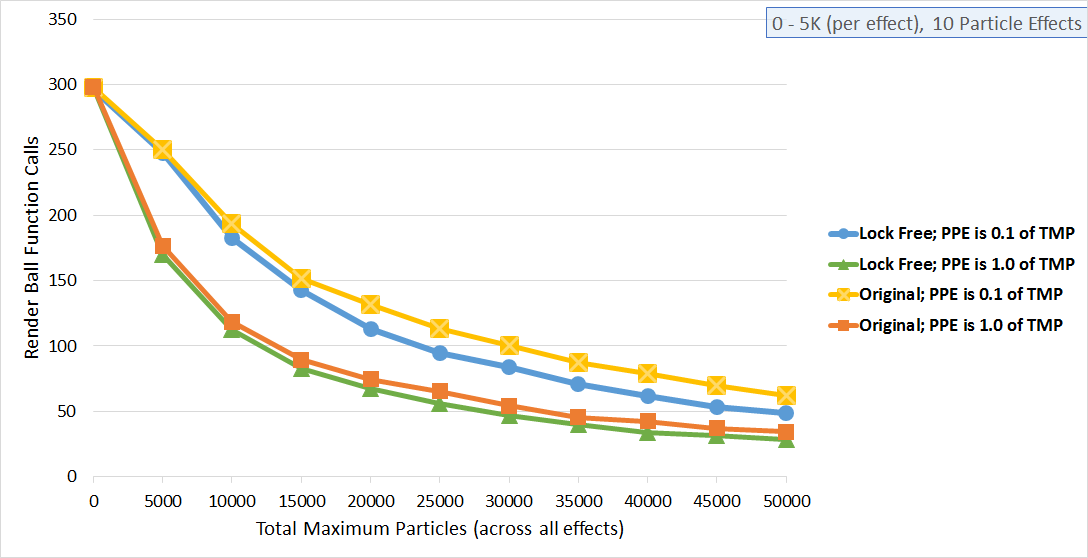
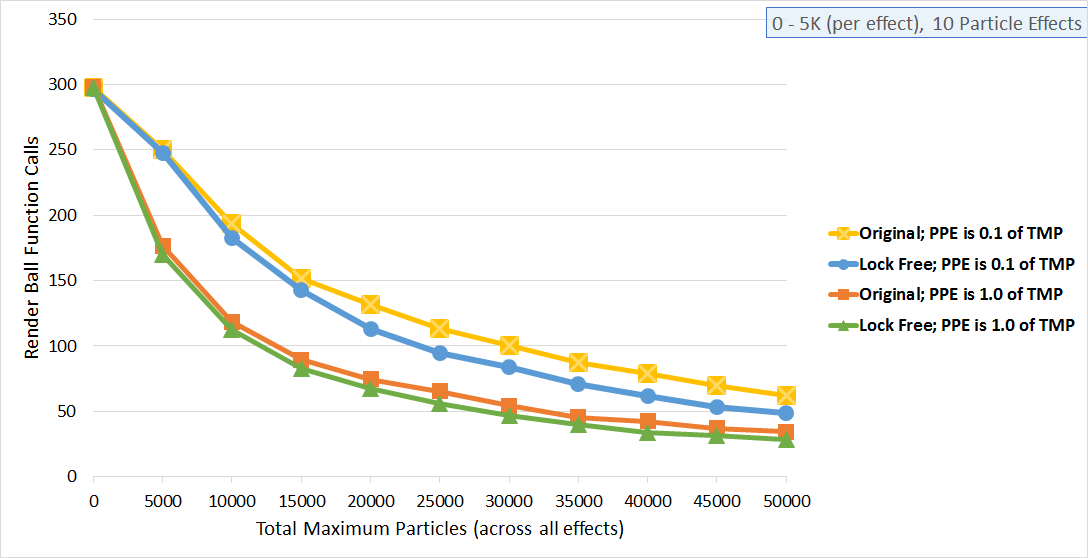
Comparing the layer stacks of the two 1088x558 images. Changes:
added layer "Layer 5" above "Layer 4" over [85,79,1075,440]
